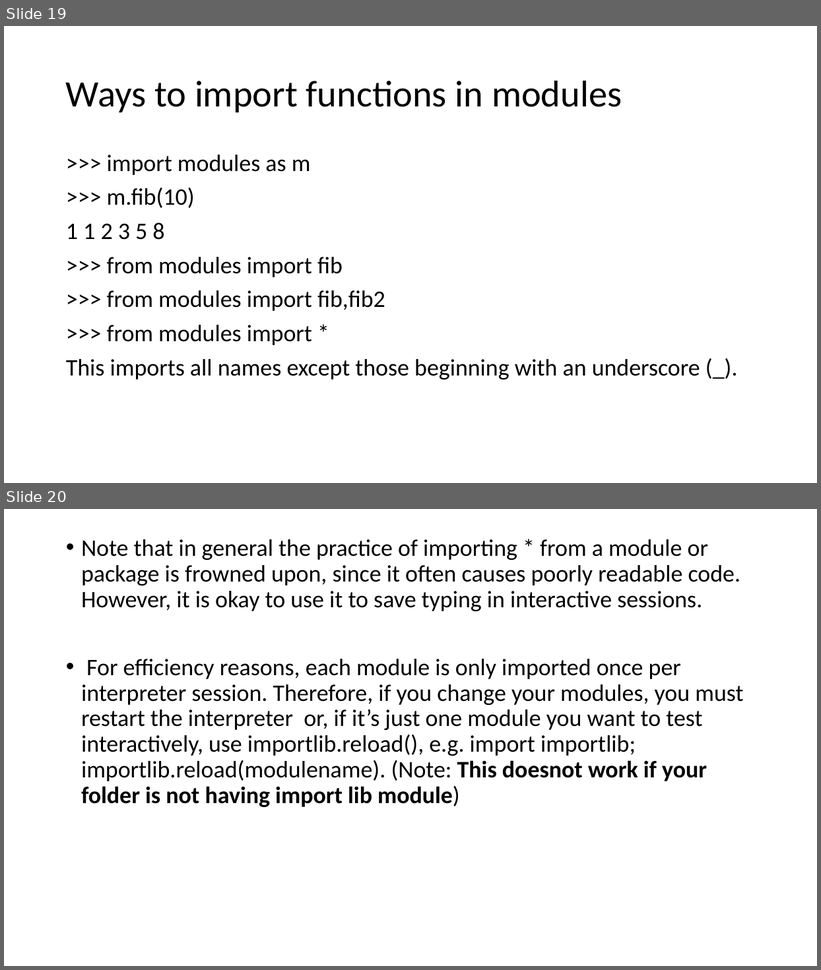
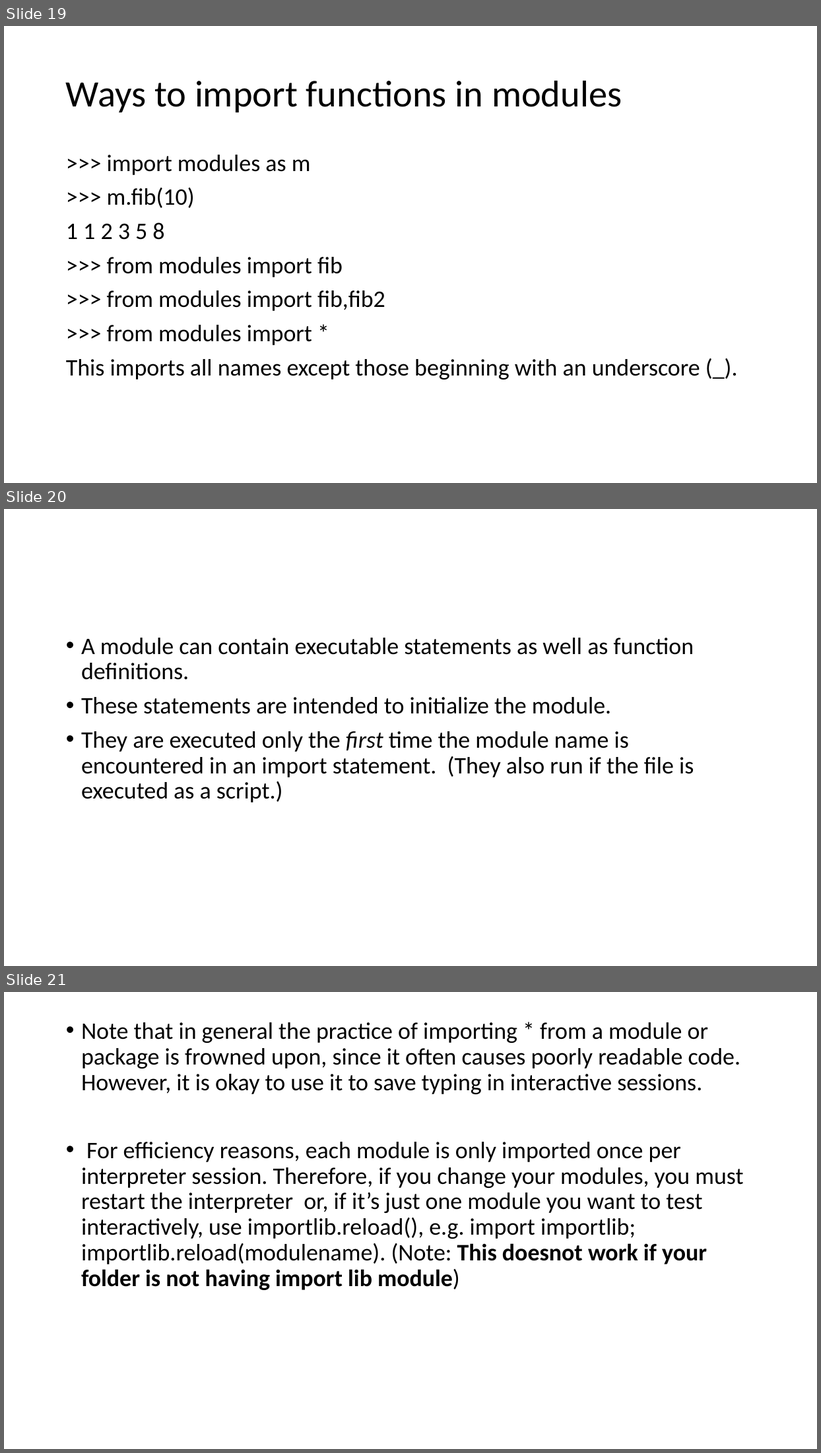
Before and after one commit to harry1180/python_basics, a slide deck: Python Basics Cntd.pptx. Shown one above the other, each under a label of ours: slides 19 and 20 before the commit, slides 19, 20 and 21 after it. The pictures are 821x970 and 821x1453 pixels, drawn with LibreOffice and Linux fonts; fonts in the diff are those of the drawing. Boxes give left, top, right and bottom in pixels: in the first picture for what was removed or moved away, otherwise in the second. Text is boxed around its words. In the diff, an @@ line names an element or a change of style, - is before the commit and + after.

```diff
--- a/Python Basics Cntd.pptx
+++ b/Python Basics Cntd.pptx
@@ slide 20 added at <box>4,509,817,966</box>, background #FFFFFF @@
@@ text added at <box>81,638,694,803</box>, 28 pt, text #000000 @@
+• A module can contain executable statements as well as function definitions.
+• These statements are intended to initialize the module.
+• They are executed only the first time the module name is encountered in an import statement. (They also run if the file is executed as a script.)
@@ what was slide 20 is now slide 21 @@
```
Also in this commit, not shown: 1 slide changed, 7 other slides added, 7 other files.
